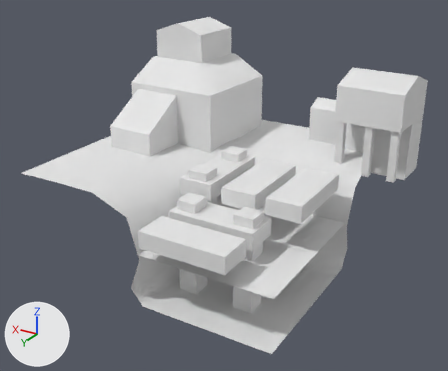
What one commit did to the OBJ model Project_ThirdPerson/mge_v18_student_version/assets/ThirdPerson/models/Harbour_Top_Left.obj.
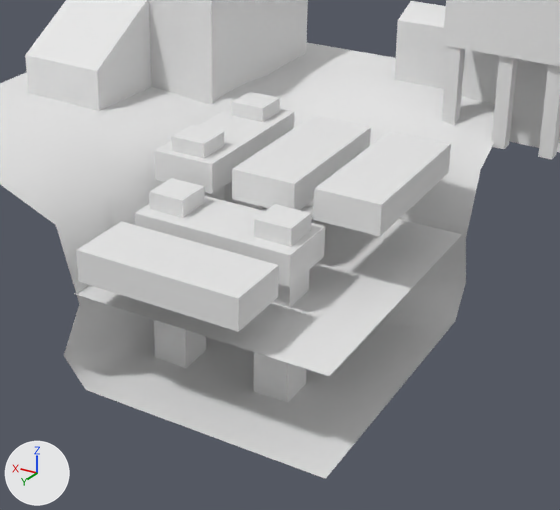
There are two pictures of each version: one whole from a 50 mm camera at (-1.154, 1.868, 1.009) aimed at (-0.075, 0.069, 0.11), one close up on the part from 22% to 89% of the width and 26% to 100% of the height. Lighting does not change. The marker at lower left points along +X, +Y and +Z. Where no turn or scale is listed for an object, it has been applied to the vertices.

Names of what the first close-up shows: 'Harbour_Top_Left'.
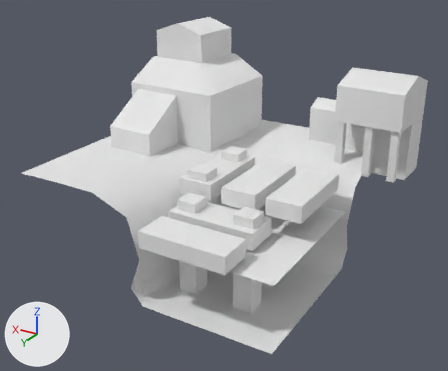
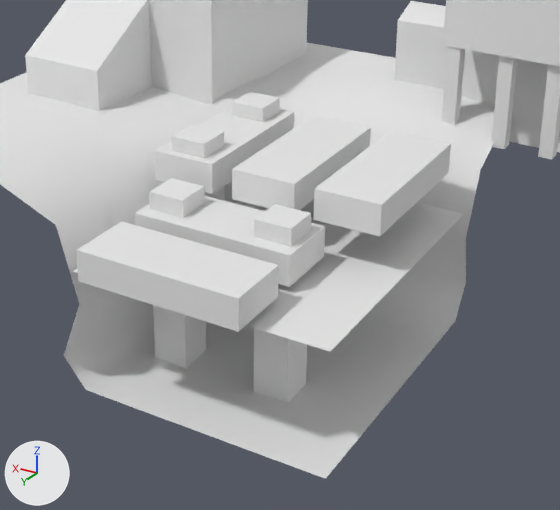
Where the change shows, as pixel boxes (x1, y1, x2, y2) in the close-ups (560 x 510 px; the box of a moved part takes in the faces that stretch with it):
part 1 of me_harbour_top_left, moved or reshaped: before (75, 206, 462, 376); after (73, 199, 463, 352)

The change in detail:
me_harbour_top_left has 365 vertices, 558 faces and spans x -0.637..0.5, y -0.5..0.542, z -0.198..0.627.
me_harbour_top_left is used by ob_harbour_top_left; location (0.0, 0.0, 0.0).
me_harbour_top_left part 1: the loose piece of 4 vertices spanning x -0.5..-0.003, y -0.067..0.5, z 0.008 is moved by (0.0, 0.0, 0.044).
